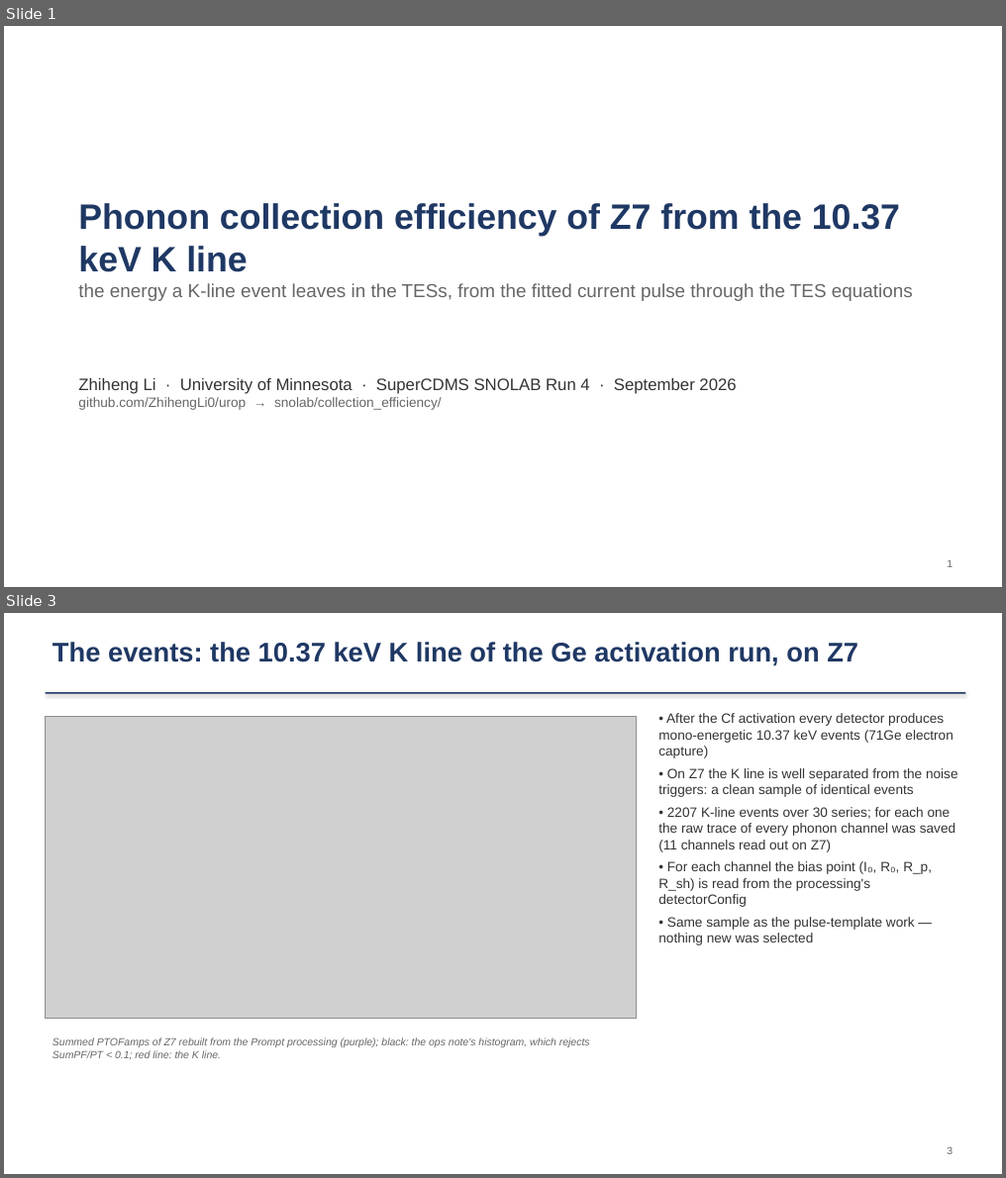
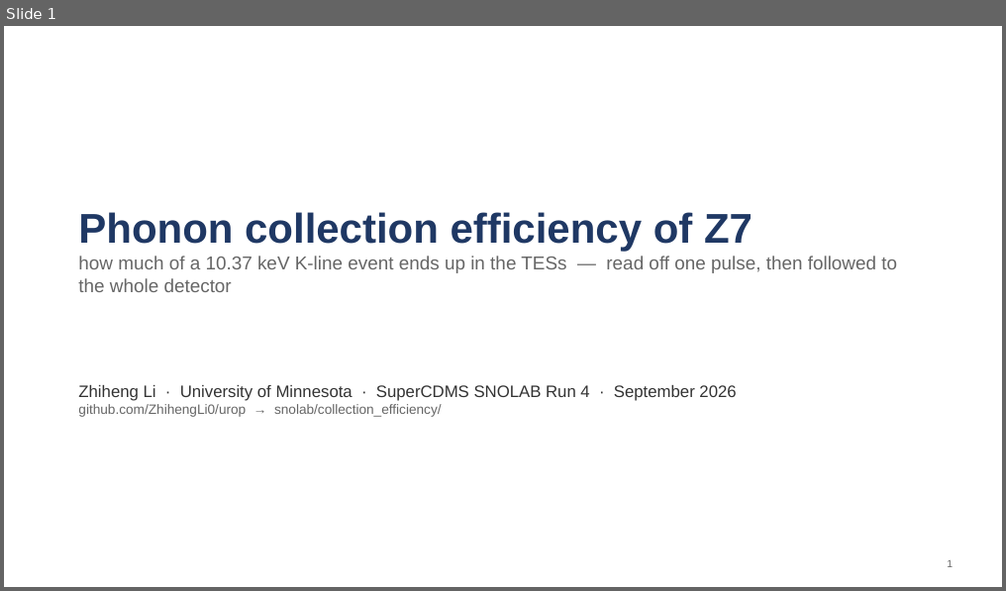
Before and after one commit to ZhihengLi0/urop, a slide deck: snolab/collection_efficiency/presentation/SNOLAB_R4_collection_efficiency_20260910.pptx. Shown one above the other, each under a label of ours: slides 1 and 3 before the commit, slide 1 after it; the slides between them are not shown. The pictures are 1006x1178 and 1006x591 pixels, drawn with LibreOffice and Linux fonts; fonts in the diff are those of the drawing; grey boxes stand for pictures. Boxes give left, top, right and bottom in pixels: in the first picture for what was removed or moved away, otherwise in the second. Text is boxed around its words. In the diff, an @@ line names an element or a change of style, - is before the commit and + after.

```diff
--- a/snolab/collection_efficiency/presentation/SNOLAB_R4_collection_efficiency_20260910.pptx
+++ b/snolab/collection_efficiency/presentation/SNOLAB_R4_collection_efficiency_20260910.pptx
@@ slide 3 removed at (4, 613, 1002, 1174), background #FFFFFF @@
@@ text removed at (53, 642, 858, 666) @@
-The events: the 10.37 keV K line of the Ge activation run, on Z7
@@ rectangle removed at (46, 692, 966, 694) @@
@@ picture removed at (46, 716, 637, 1019) @@
@@ text removed at (658, 713, 958, 946) @@
-• After the Cf activation every detector produces mono-energetic 10.37 keV events (71Ge electron capture)
-• On Z7 the K line is well separated from the noise triggers: a clean sample of identical events
-• 2207 K-line events over 30 series; for each one the raw trace of every phonon channel was saved (11 channels read out on Z7)
-• For each channel the bias point (I₀, R₀, R_p, R_sh) is read from the processing's detectorConfig
-• Same sample as the pulse-template work — nothing new was selected
@@ text removed at (53, 1038, 590, 1059) @@
-Summed PTOFamps of Z7 rebuilt from the Prompt processing (purple); black: the ops note's histogram, which rejects SumPF/PT < 0.1; red line: the K line.
@@ text removed at (946, 1147, 952, 1155) @@
-3
@@ slide 1 changed as well @@
@@ text at (78, 212, 897, 292): text changed @@
-Phonon collection efficiency of Z7 from the 10.37 keV K line
-the energy a K-line event leaves in the TESs, from the fitted current pulse through the TES equations
+Phonon collection efficiency of Z7
+how much of a 10.37 keV K-line event ends up in the TESs — read off one pulse, then followed to the whole detector
@@ text "Zhiheng Li · University of ...": place and size @@
-text "Zhiheng Li · University of ..." at (78, 378, 736, 410)
+text "Zhiheng Li · University of ..." at (78, 385, 736, 417)
```
Also in this commit, not shown: 14 other slides changed, 2 slides added, 6 other slides removed, 5 other files.
